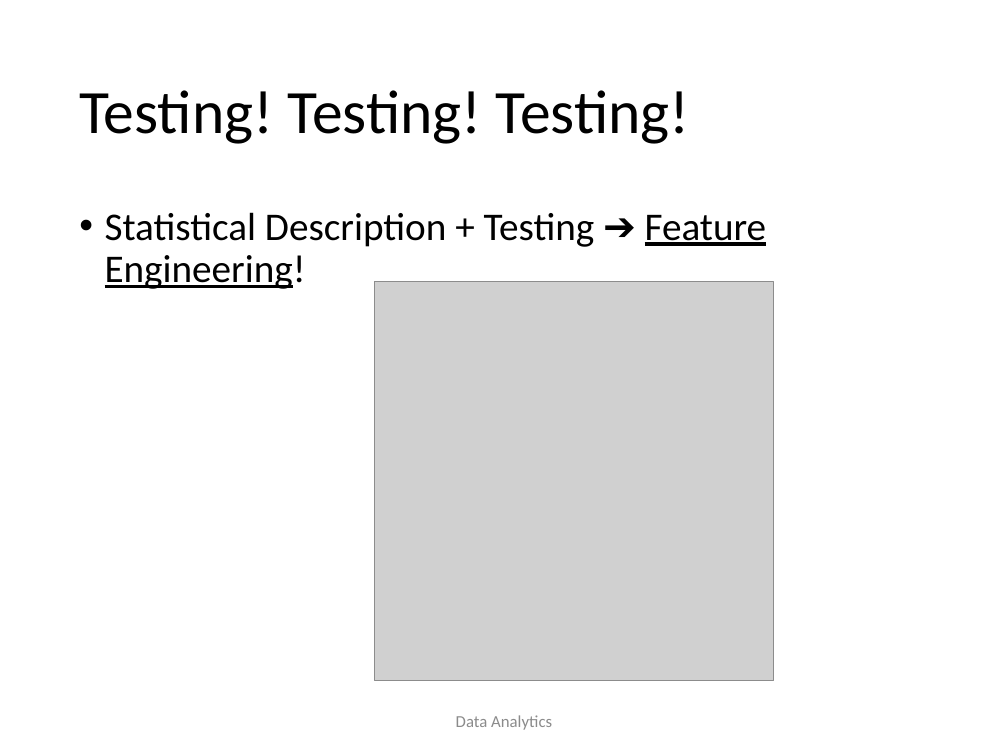
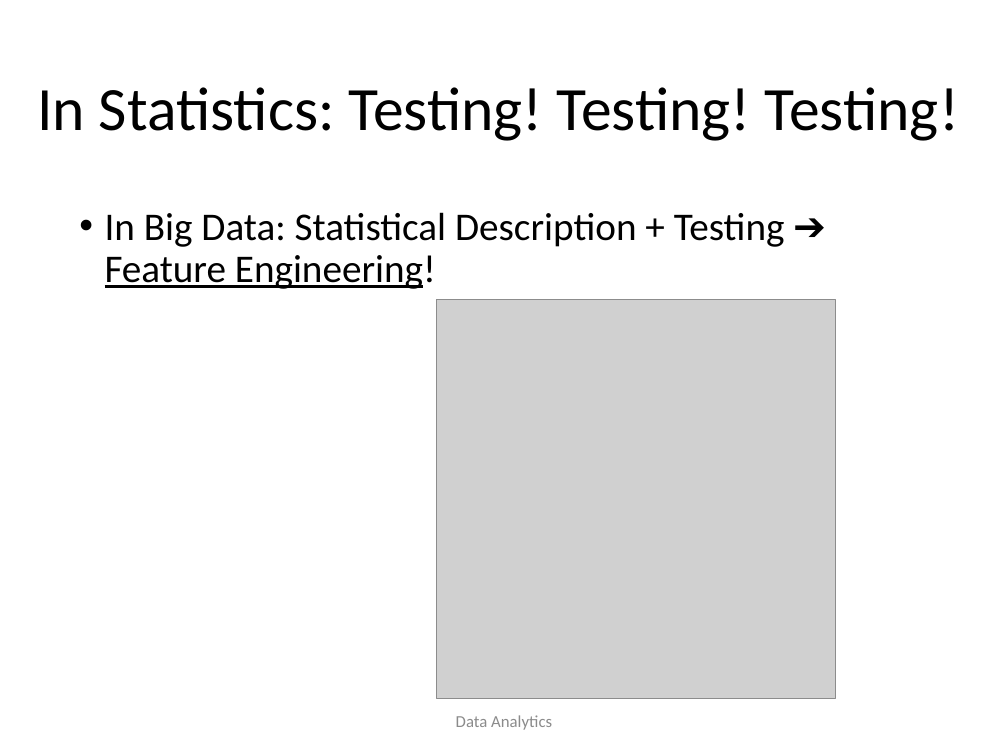
Before and after one commit to maelstromdat/MediTechBigData, a slide deck: slide 50 of 1 - Data Analytics, Intro & Basic Notions.pptx (slide 49 before the commit). Drawn at 1008x756 pixels with LibreOffice and Linux fonts; fonts in the diff are those of the drawing; grey boxes stand for pictures. Boxes give left, top, right and bottom in pixels: in the first picture for what was removed or moved away, otherwise in the second. Text is boxed around its words. In the diff, an @@ line names an element or a change of style, - is before the commit and + after.

```diff
--- a/1 - Data Analytics, Intro & Basic Notions.pptx
+++ b/1 - Data Analytics, Intro & Basic Notions.pptx
@@ title at box(37, 87, 959, 141): text changed @@
-Testing! Testing! Testing!
+In Statistics: Testing! Testing! Testing!
@@ text at box(105, 212, 785, 289): text changed @@
-• Statistical Description + Testing ➔ Feature Engineering!
+• In Big Data: Statistical Description + Testing ➔ Feature Engineering!
@@ picture: place and size @@
-picture at box(375, 282, 774, 681)
+picture at box(436, 299, 836, 699)
```
Also in this commit, not shown: 4 other slides changed, 2 slides added.
